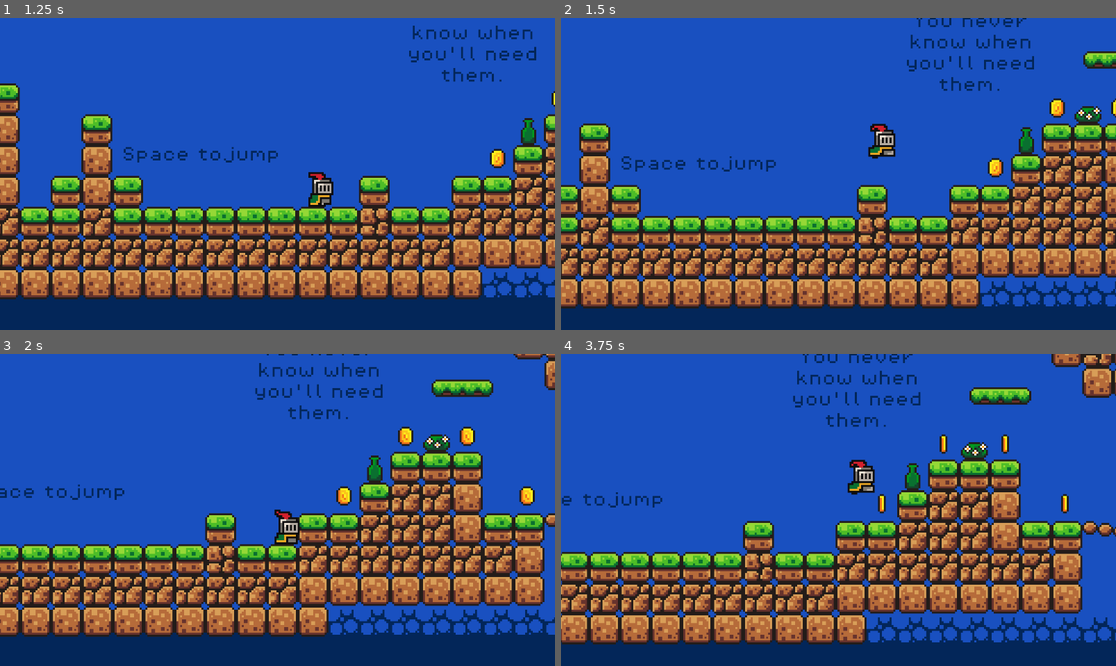
Above: before the commit, frames 1-4 (two rows, left to right).
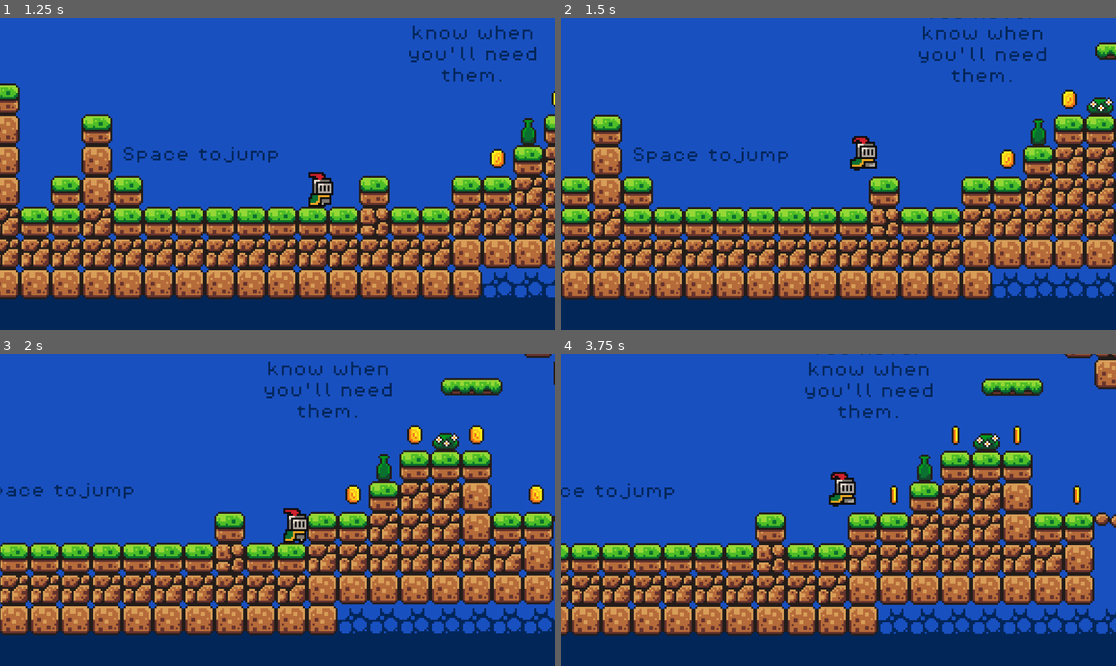
Above: after the commit, the same moments.

Repository: bdonet/FirstGameGodot
Game: Godot game, scene res://Scenes/game.tscn
Same seed, same stepped clock (60 frames per second), same inputs: the game is played once before the commit and once after it.
Inputs:
- Up to frame 1 (1.25 s): hold Right (move_right) from 0.53 s (still down); tap Space (climb) at 0.6 s
- Up to frame 2 (1.5 s): keep holding Right (move_right); tap Space (climb) at 1.35 s
- Up to frame 3 (2 s): keep holding Right (move_right)
- Up to frame 4 (3.75 s): release Right (move_right) at 2.03 s; hold Left (move_left) 2.03-2.78 s; tap Space (climb) at 2.1, 2.85, 3.6 s; hold Right (move_right) from 2.78 s (still down)

Frame 1 is identical in both runs. In frame 2, 40% of the frame differs, in the area x 0-100%, y 0-94%; in frame 3, 33%; in frame 4, 39%.

Commit message:
Changed climb to feel like a jump instead of teleporting

Diff:
--- a/Scripts/player.gd
+++ b/Scripts/player.gd
@@ -3,6 +3,8 @@
 
 const SPEED = 130.0
 const JUMP_VELOCITY = -190.0
+const LOW_CLIMB_VELOCITY = -230.0
+const HIGH_CLIMB_VELOCITY = -320.0
 
 var isDead = false
 var jumpSaved = false
@@ -63,20 +65,16 @@
 		if Input.is_action_just_pressed("climb") or climbSaved == ClimbType.SaveRight or climbSaved == ClimbType.SaveLeft:
 			var climbType = GetClimbType()
 			if climbType == ClimbType.RightLow:
-				position.y += -16
-				position.x += 8
+				velocity.y = LOW_CLIMB_VELOCITY
 				climbSaved = ClimbType.None
 			elif climbType == ClimbType.LeftLow:
-				position.y += -16
-				position.x += -8
+				velocity.y = LOW_CLIMB_VELOCITY
 				climbSaved = ClimbType.None
 			elif climbType == ClimbType.RightHigh:
-				position.y += -32
-				position.x += 8
+				velocity.y = HIGH_CLIMB_VELOCITY
 				climbSaved = ClimbType.None
 			elif climbType == ClimbType.LeftHigh:
-				position.y += -32
-				position.x += -8
+				velocity.y = HIGH_CLIMB_VELOCITY
 				climbSaved = ClimbType.None
 
 		# Handle climb just before valid climbing
